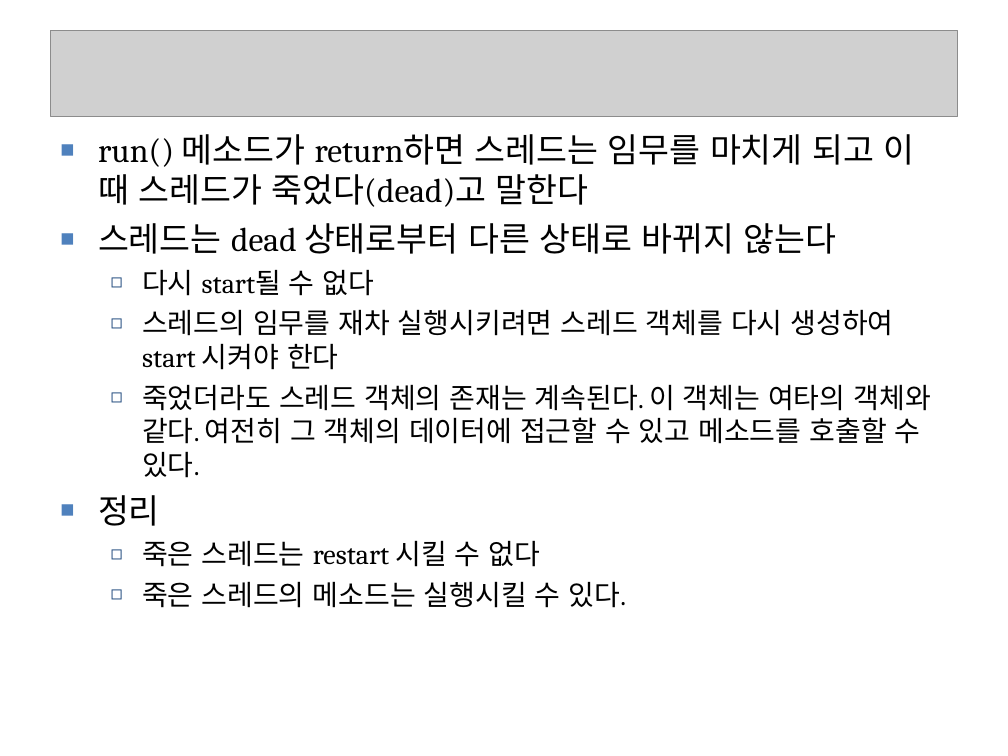
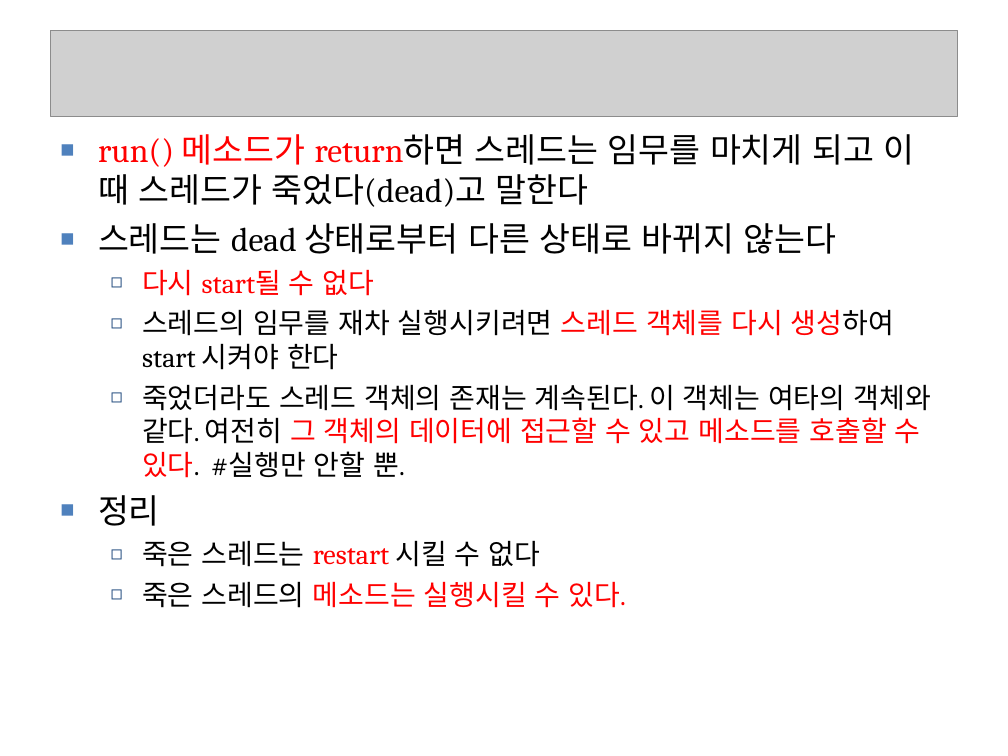
Before and after one commit to seleuchel/javaNetwork, a slide deck: slide 32 of ppt/262_chap03Threads2_1015.ppt. Drawn at 1008x756 pixels with LibreOffice and Linux fonts; fonts in the diff are those of the drawing; grey boxes stand for pictures; background and template pictures are left out. Boxes give left, top, right and bottom in pixels: in the first picture for what was removed or moved away, otherwise in the second. Text is boxed around its words. In the diff, an @@ line names an element or a change of style, - is before the commit and + after.

```diff
--- a/ppt/262_chap03Threads2_1015.ppt
+++ b/ppt/262_chap03Threads2_1015.ppt
@@ text at [98, 134, 915, 608]: text colour #000000 to #FF0000 in "run() 메소드가 return하면", "다시 start될 수 없다", "스레드 객체를 다시 생성하여", "restart" and 1 more places @@
@@ text at [142, 384, 930, 478]: text changed @@
-  ◻ 죽었더라도 스레드 객체의 존재는 계속된다. 이 객체는 여타의 객체와 같다. 여전히 그 객체의 데이터에 접근할 수 있고 메소드를 호출할 수 있다.
+  ◻ 죽었더라도 스레드 객체의 존재는 계속된다. 이 객체는 여타의 객체와 같다. 여전히 그 객체의 데이터에 접근할 수 있고 메소드를 호출할 수 있다. #실행만 안할 뿐.
```
Also in this commit, not shown: 13 other slides changed, 2 slides added, 18 other files.
